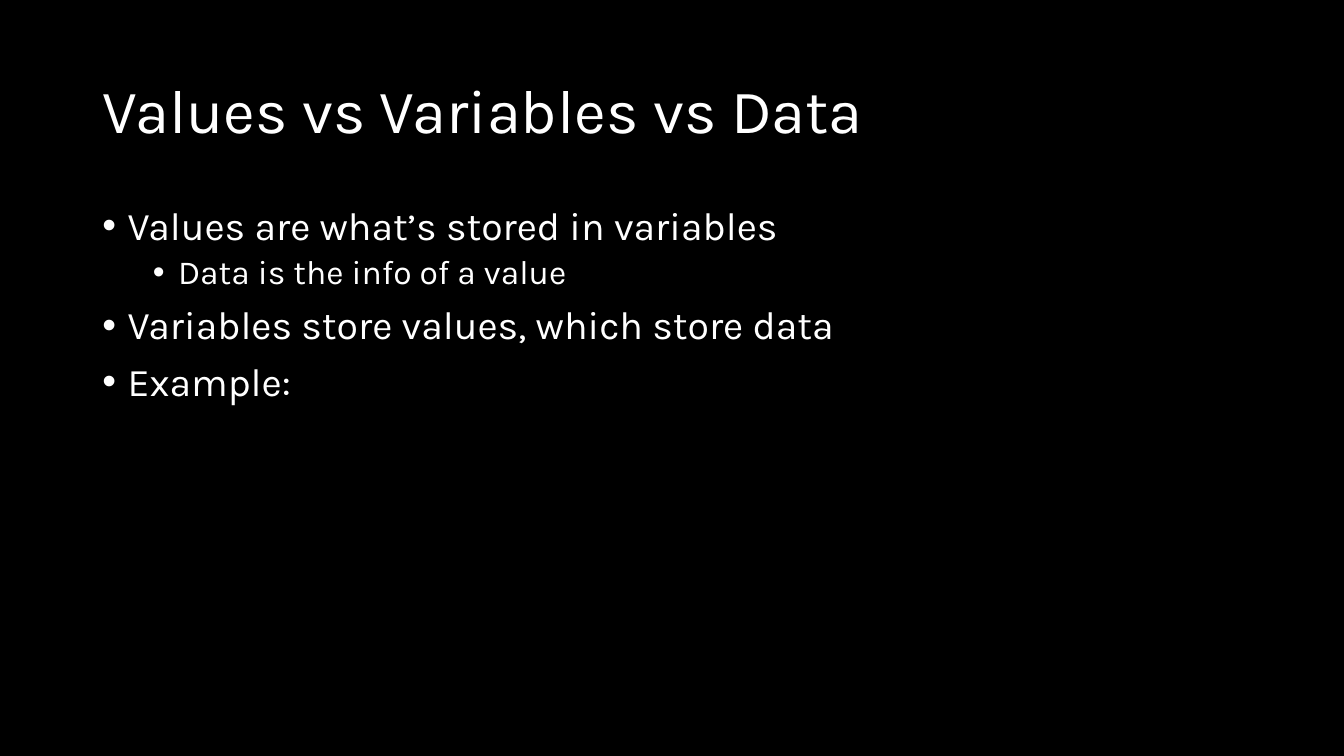
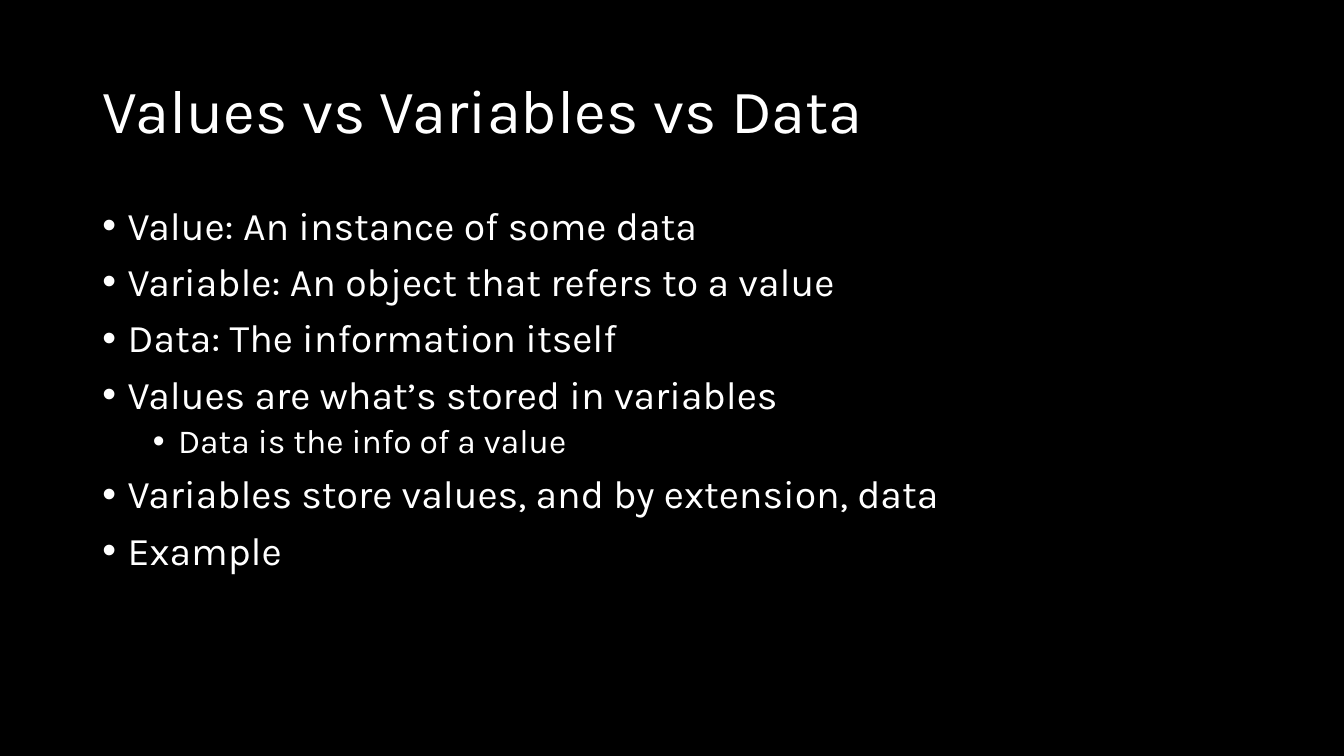
Before and after one commit to d-guh/computer-courses, a slide deck: slide 6 of intro-to-python/02/lesson-02.pptx. Drawn at 1344x756 pixels with LibreOffice and Linux fonts; fonts in the diff are those of the drawing; background and template pictures are left out. Boxes give left, top, right and bottom in pixels: in the first picture for what was removed or moved away, otherwise in the second. Text is boxed around its words. In the diff, an @@ line names an element or a change of style, - is before the commit and + after.

Commit message:
feat(intro-py/02): update slides

```diff
--- a/intro-to-python/02/lesson-02.pptx
+++ b/intro-to-python/02/lesson-02.pptx
@@ text at <box>128,213,834,353</box>: paragraphs added @@
+• Value: An instance of some data
+• Variable: An object that refers to a value
+• Data: The information itself
@@ text at <box>128,481,938,575</box>: text changed @@
-• Variables store values, which store data
-• Example:
+• Variables store values, and by extension, data
+• Example
```
Also in this commit, not shown: 5 other slides changed, 4 slides added.
